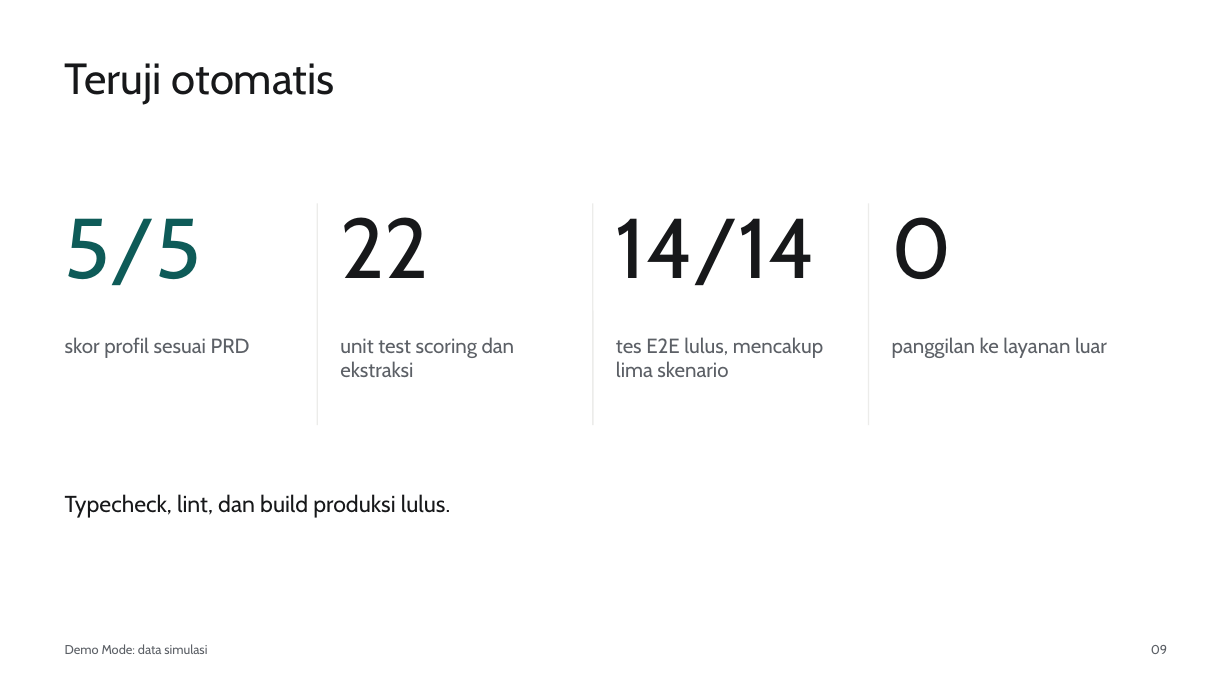
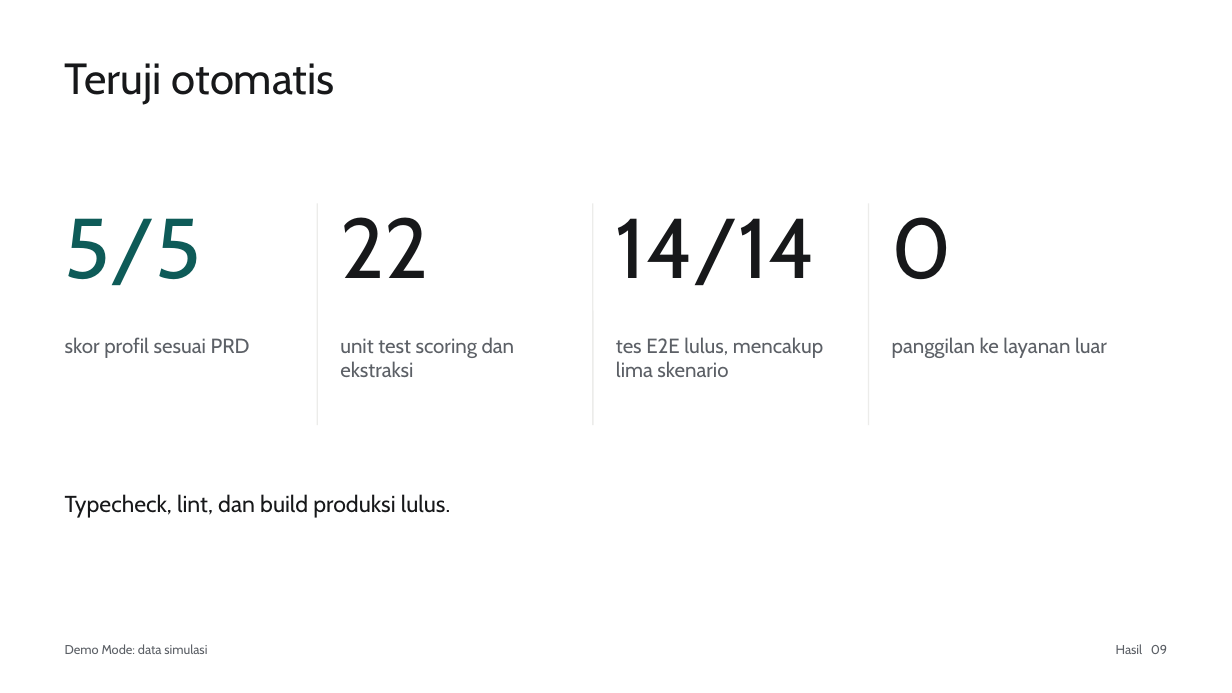
Before and after one commit to hartono0297/credit-score, a slide deck: slide 9 of 04_presentation/presentation.pptx. Drawn at 1232x693 pixels with LibreOffice and Linux fonts; fonts in the diff are those of the drawing. Boxes give left, top, right and bottom in pixels: in the first picture for what was removed or moved away, otherwise in the second. Text is boxed around its words. In the diff, an @@ line names an element or a change of style, - is before the commit and + after.

```diff
--- a/04_presentation/presentation.pptx
+++ b/04_presentation/presentation.pptx
@@ text at (x1=1116, y1=644, x2=1167, y2=654): text changed @@
-09
+Hasil 09
```
Also in this commit, not shown: 8 other slides changed, 3 slides added, 1 slide removed, 9 other files.
